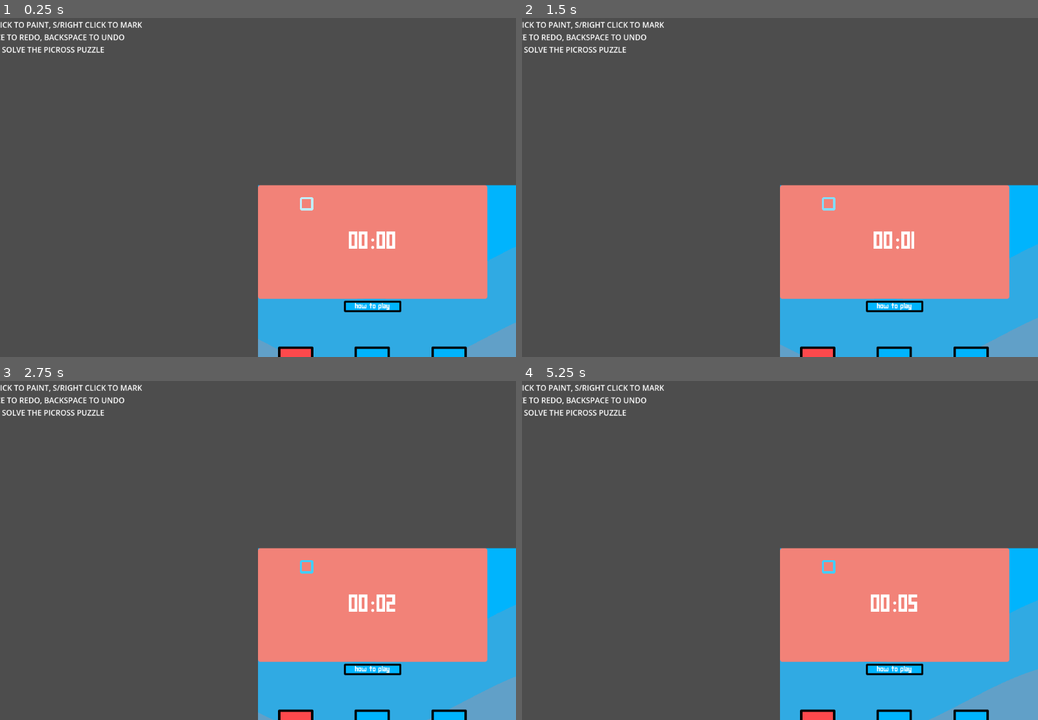
Above: before the commit, frames 1-4 (two rows, left to right).
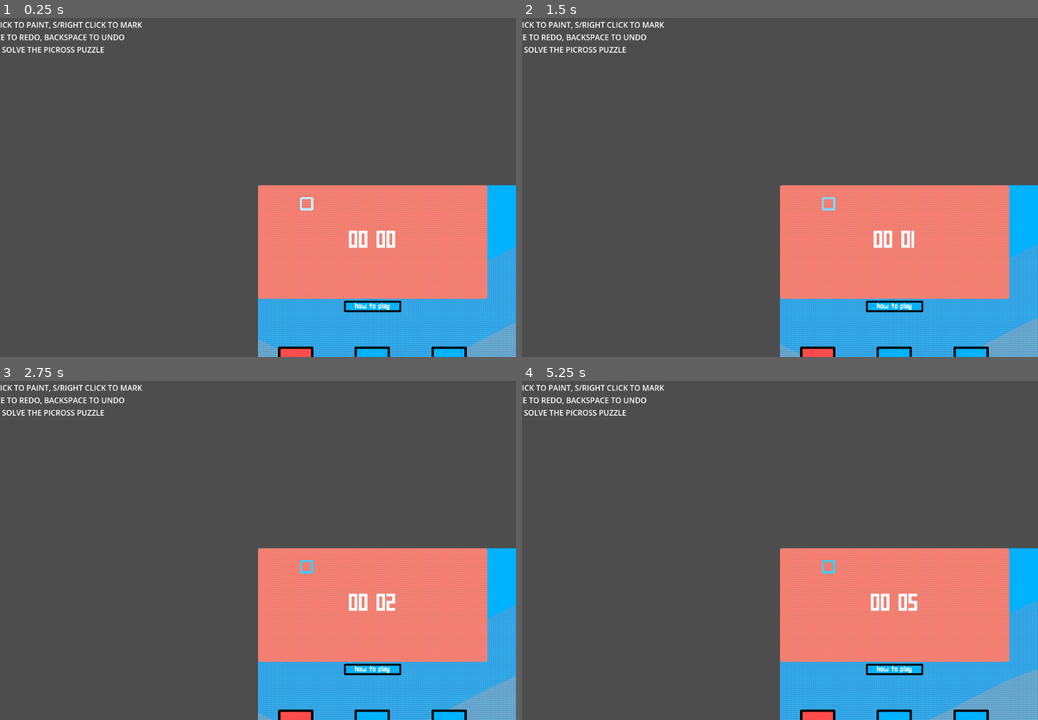
Above: after the commit, the same moments.

Repository: Matthew-Hirano/MixedDNALibraryTool
Game: Godot game, scene res://picross_scenes/scenes/main.tscn
Two runs of this game, one before a commit and one after it. Both use one fixed random seed, a clock stepped at 60 frames per second and the inputs below. This scene is started directly instead of the project's main scene.
Inputs (mouse positions are in pixels of both pictures, inside the frame that each line leads up to):
- Up to frame 1 (0.25 s): no input
- Up to frame 2 (1.5 s): move the mouse to (893, 167) at 0.52 s; hold Space (space) 0.53-1.25 s; click (893, 167) at 0.67 s; drag from (676, 201) to (754, 255) at 1.27 s
- Up to frame 3 (2.75 s): tap Enter at 2 s; move the mouse to (309, 472) at 2.02 s; hold Space (space) from 2.03 s (still down)
- Up to frame 4 (5.25 s): release Space (space) at 2.75 s; drag from (754, 618) to (625, 496) at 2.77 s; move the mouse to (934, 601) at 3.52 s; hold Backspace (backspace) 3.53-4.25 s; hold Space (space) 3.53-4.25 s; drag from (625, 496) to (702, 462) at 4.27 s; move the mouse to (805, 547) at 5.02 s; hold Backspace (backspace) from 5.03 s (still down); hold Space (space) from 5.03 s (still down); click (805, 547) at 5.17 s

The runs differ from the first frame. In frame 1, 1.1% of the frame differs, in the area x 50-100%, y 49-100%; in frame 2, 1.1%; in frame 3, 1.1%; in frame 4, 1.2%.
Error in both runs: Invalid assignment of property or key 'stream' with value of type 'null instance' on a base object of type 'null instance'. (res://picross_scenes/scenes/main.t…

Commit message:
Fixing HTML missing fonts

Diff:
--- a/picross_scenes/scenes/board.tscn
+++ b/picross_scenes/scenes/board.tscn
@@ -306,7 +306,7 @@
 		var mins = int(time_elapsed) / 60
 		var secs = int(time_elapsed) % 60
 
-		$Label.set_text(str(\"%0*d\" % [2, mins]) + \":\" + str(\"%0*d\" % [2, secs]))
+		$Label.set_text(str(\"%0*d\" % [2, mins]) + \" \" + str(\"%0*d\" % [2, secs])) #: is not accepted in html font
 "
 
 [sub_resource type="StyleBoxFlat" id="StyleBoxFlat_vbmap"]
@@ -454,7 +454,7 @@
 grow_vertical = 2
 theme_override_fonts/font = ExtResource("1_tngv2")
 theme_override_font_sizes/font_size = 48
-text = "00:00"
+text = "00 00"
 horizontal_alignment = 1
 vertical_alignment = 1
 
@@ -639,7 +639,6 @@
 position = Vector2(90, 27)
 
 [node name="dither" type="ColorRect" parent="PuzzleBox"]
-visible = false
 material = SubResource("ShaderMaterial_q85tf")
 layout_mode = 2
 mouse_filter = 2
Not shown, changed: index.html
Not shown, changed: index.pck
